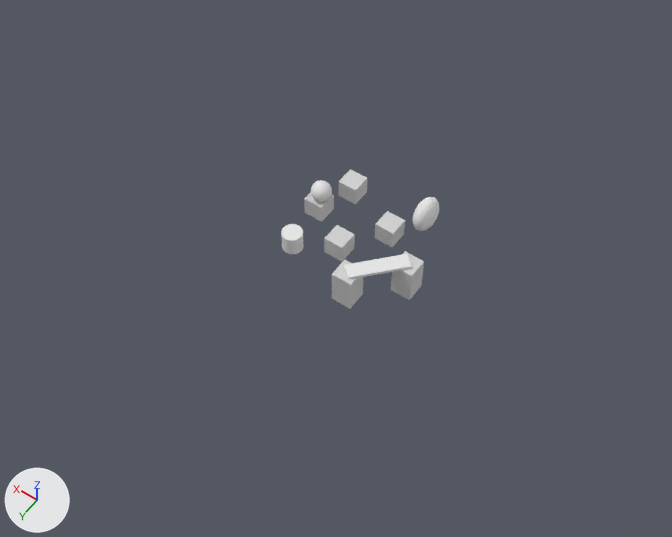
Before and after pictures for a commit that changed the OBJ model projet/_mesh/csm_cubes.obj.
Camera for both pictures: a 50 mm lens placed at (-31.4, 47.7, 66.4), pointed at (-0.3, 4.3, -1.9). The axes (+X, +Y, +Z) are drawn at lower left. The lights are the same throughout. Where no turn or scale is listed for an object, it has been applied to the vertices.

Before the edit, the objects in view are built like this:
```python
me_csm_cubes = bpy.data.meshes.new('csm_cubes')
me_csm_cubes.from_pydata(...)  # 1084 vertices, 2128 faces; spans x -8.16..5.65, y -5.48..7.8, z -1.08..3.01
# faces by material slot: [2056, 12, 12, 12, 12, 12, 12]
me_csm_cubes.materials.append(mat_none)  # white #e7e7e7
me_csm_cubes.materials.append(mat_material)  # light grey #d1d1d1
me_csm_cubes.materials.append(mat_material_004)  # light grey #d1d1d1
me_csm_cubes.materials.append(mat_material_005)  # light grey #d1d1d1
me_csm_cubes.materials.append(mat_material_006)  # light grey #d1d1d1
me_csm_cubes.materials.append(mat_material_007)  # light grey #d1d1d1
me_csm_cubes.materials.append(mat_material_008)  # light grey #d1d1d1
ob_csm_cubes = bpy.data.objects.new('csm_cubes', me_csm_cubes)
ob_csm_cubes.location = (0.0, 0.0, 0.0)
```
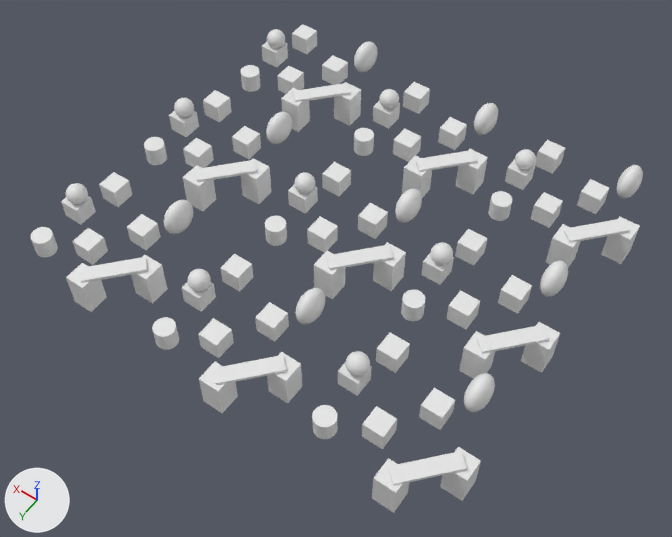
Pixel boxes [x1, y1, x2, y2] of what changed, in the pictures (672 x 537 px; the box of a moved part takes in the faces that stretch with it):
'csm_cubes', reshaped (286% wider, 248% taller)
    before: [281, 169, 439, 309]
    after: [30, 24, 643, 513]
part 1 of me_csm_cubes, moved or reshaped
    before: [281, 224, 304, 254]
    after: [265, 216, 287, 246]
part 2 of me_csm_cubes, moved or reshaped
    before: [311, 180, 332, 202]
    after: [294, 172, 315, 194]
part 3 of me_csm_cubes, moved or reshaped
    before: [413, 197, 439, 231]
    after: [395, 189, 422, 223]
part 4 of me_csm_cubes, moved or reshaped
    before: [344, 254, 412, 279]
    after: [326, 245, 393, 270]
part 5 of me_csm_cubes, moved or reshaped
    before: [375, 211, 405, 247]
    after: [358, 203, 388, 239]
part 6 of me_csm_cubes, moved or reshaped
    before: [304, 192, 334, 222]
    after: [288, 185, 318, 214]
part 7 of me_csm_cubes, moved or reshaped
    before: [338, 169, 367, 204]
    after: [322, 162, 351, 196]
part 8 of me_csm_cubes, added
    after: [307, 217, 338, 253]
part 9 of me_csm_cubes, added
    after: [373, 242, 406, 291]
part 10 of me_csm_cubes, added
    after: [314, 250, 345, 299]
part 11 of me_csm_cubes, added
    after: [232, 126, 261, 159]
part 12 of me_csm_cubes, added
    after: [169, 111, 199, 137]
part 13 of me_csm_cubes, added
    after: [203, 90, 232, 122]
part 14 of me_csm_cubes, added
    after: [183, 138, 214, 168]
part 15 of me_csm_cubes, added
    after: [241, 158, 272, 204]
part 16 of me_csm_cubes, added
    after: [183, 165, 216, 211]
part 17 of me_csm_cubes, added
    after: [195, 160, 257, 182]
part 18 of me_csm_cubes, added
    after: [144, 137, 167, 165]
part 19 of me_csm_cubes, added
    after: [266, 112, 292, 144]
part 20 of me_csm_cubes, added
    after: [174, 98, 194, 118]
part 21 of me_csm_cubes, added
    after: [255, 302, 289, 342]
part 22 of me_csm_cubes, added
    after: [182, 282, 216, 312]
part 23 of me_csm_cubes, added
    after: [220, 254, 253, 292]
part 24 of me_csm_cubes, added
    after: [198, 318, 234, 358]

The change, as a diff of the scene's bpy script:
```diff
--- a/projet/_mesh/csm_cubes.obj.py
+++ b/projet/_mesh/csm_cubes.obj.py
@@ me_csm_cubes @@
-me_csm_cubes.from_pydata(...)  # 1084 vertices, 2128 faces; spans x -8.16..5.65, y -5.48..7.8, z -1.08..3.01
-me_csm_cubes.materials.append(mat_none)  # white #e7e7e7
-me_csm_cubes.materials.append(mat_material)  # light grey #d1d1d1
-me_csm_cubes.materials.append(mat_material_004)  # light grey #d1d1d1
-me_csm_cubes.materials.append(mat_material_005)  # light grey #d1d1d1
-me_csm_cubes.materials.append(mat_material_006)  # light grey #d1d1d1
-me_csm_cubes.materials.append(mat_material_007)  # light grey #d1d1d1
-me_csm_cubes.materials.append(mat_material_008)  # light grey #d1d1d1
+me_csm_cubes.from_pydata(...)  # 9756 vertices, 19152 faces; spans x -21.79..24.09, y -20.79..22.48, z -1.08..3.01
+# me_csm_cubes part 1: the loose piece of 64 vertices spanning x 3.07..5.07, y 4.0..6.0, z -0.99..1.01 is moved by (1.87, 0.07, 0.0)
+# me_csm_cubes part 2: the loose piece of 482 vertices spanning x 3.45..5.45, y -1.1..0.9, z 0.83..2.83 is moved by (1.87, 0.07, 0.0)
+# me_csm_cubes part 3: the loose piece of 482 vertices spanning x -5.87..-3.87, y -5.48..-2.08, z -0.39..3.01 is moved by (1.87, 0.07, 0.0)
+# me_csm_cubes part 4: the loose piece of 8 vertices spanning x -7.66..-2.81, y 2.23..7.43, z 2.46..2.76 is moved by (1.87, 0.07, 0.0)
+# me_csm_cubes part 5: the loose piece of 8 vertices spanning x -3.59..-1.59, y -2.25..-0.25, z -1.0..1.0 is moved by (1.87, 0.07, 0.0)
+# me_csm_cubes part 6: the loose piece of 8 vertices spanning x 3.65..5.65, y -0.98..1.02, z -1.0..1.0 is moved by (1.87, 0.07, 0.0)
+# me_csm_cubes part 7: the loose piece of 8 vertices spanning x 2.3..4.3, y -4.67..-2.67, z -1.0..1.0 is moved by (1.87, 0.07, 0.0)
+# me_csm_cubes part 8: a new loose piece, a box spanning x 1.13..3.13, y 1.94..3.94, z -1.0..1.0
+# me_csm_cubes part 9: a new loose piece, a box spanning x -6.28..-4.28, y 1.98..3.98, z -1.08..2.47
+# me_csm_cubes part 10: a new loose piece, a box spanning x -2.53..-0.53, y 5.87..7.87, z -1.0..2.55
+# me_csm_cubes part 11: a new loose piece, a box spanning x 14.52..16.52, y -3.44..-1.44, z -1.0..1.0
+# me_csm_cubes part 12: a new loose piece, a box spanning x 21.75..23.75, y -2.16..-0.16, z -1.0..1.0
+# me_csm_cubes part 13: a new loose piece, a box spanning x 20.4..22.4, y -5.85..-3.85, z -1.0..1.0
+# me_csm_cubes part 14: a new loose piece, a box spanning x 17.36..19.36, y 0.68..2.68, z -1.0..1.0
+# me_csm_cubes part 15: a new loose piece, a box spanning x 9.94..11.94, y 0.72..2.72, z -1.08..2.47
+# me_csm_cubes part 16: a new loose piece, a box spanning x 13.7..15.7, y 4.61..6.61, z -1.0..2.55
+# me_csm_cubes part 17: the loose piece of 8 vertices spanning x -7.66..-2.81, y 2.23..7.43, z 2.46..2.76 is copied, and the copy is moved by (18.1, -1.19, 0.0); it spans x 10.45..15.3, y 1.04..6.25, z 2.46..2.76
+# me_csm_cubes part 18: a new loose piece, a 32-sided cylinder along z spanning x 21.17..23.17, y 2.82..4.82, z -0.99..1.01
+# me_csm_cubes part 19: a new loose piece, a UV sphere (32 segments, 16 rings, poles along z) spanning x 12.23..14.23, y -6.67..-3.27, z -0.39..3.01
+# me_csm_cubes part 20: a new loose piece, a UV sphere (32 segments, 16 rings, poles along z) spanning x 21.56..23.56, y -2.28..-0.28, z 0.83..2.83
+# me_csm_cubes part 21: a new loose piece, a box spanning x -1.13..0.87, y 12.43..14.43, z -1.0..1.0
+# me_csm_cubes part 22: a new loose piece, a box spanning x 6.11..8.11, y 13.71..15.71, z -1.0..1.0
+# me_csm_cubes part 23: a new loose piece, a box spanning x 4.76..6.76, y 10.02..12.02, z -1.0..1.0
+# me_csm_cubes part 24: a new loose piece, a box spanning x 1.71..3.71, y 16.55..18.55, z -1.0..1.0
+# me_csm_cubes part 25: a new loose piece, a box spanning x -5.7..-3.7, y 16.59..18.59, z -1.08..2.47
+# me_csm_cubes part 26: a new loose piece, a box spanning x -1.95..0.05, y 20.48..22.48, z -1.0..2.55
+# me_csm_cubes part 27: the loose piece of 8 vertices spanning x -7.66..-2.81, y 2.23..7.43, z 2.46..2.76 is copied, and the copy is moved by (2.46, 14.68, 0.0); it spans x -5.2..-0.35, y 16.91..22.12, z 2.46..2.76
+# me_csm_cubes part 28: a new loose piece, a 32-sided cylinder along z spanning x 5.53..7.53, y 18.69..20.69, z -0.99..1.01
+# me_csm_cubes part 29: a new loose piece, a UV sphere (32 segments, 16 rings, poles along z) spanning x -3.41..-1.41, y 9.2..12.6, z -0.39..3.01
+# me_csm_cubes part 30: a new loose piece, a UV sphere (32 segments, 16 rings, poles along z) spanning x 5.91..7.91, y 13.59..15.59, z 0.83..2.83
+# me_csm_cubes part 31: the loose piece of 8 vertices spanning x -0.74..1.26, y 1.87..3.87, z -1.0..1.0 is deleted
+# me_csm_cubes part 32: the loose piece of 8 vertices spanning x -8.16..-6.16, y 1.9..3.9, z -1.08..2.47 is deleted
+# me_csm_cubes part 33: the loose piece of 8 vertices spanning x -4.41..-2.41, y 5.8..7.8, z -1.0..2.55 is deleted
+# me_csm_cubes part 34: 5420 vertices added at x -21.79..22.9, y -20.79..21.48, z -1.08..3.01
+# me_csm_cubes part 35: 1084 vertices added at x 10.28..24.09, y 8.13..21.41, z -1.08..3.01
```
